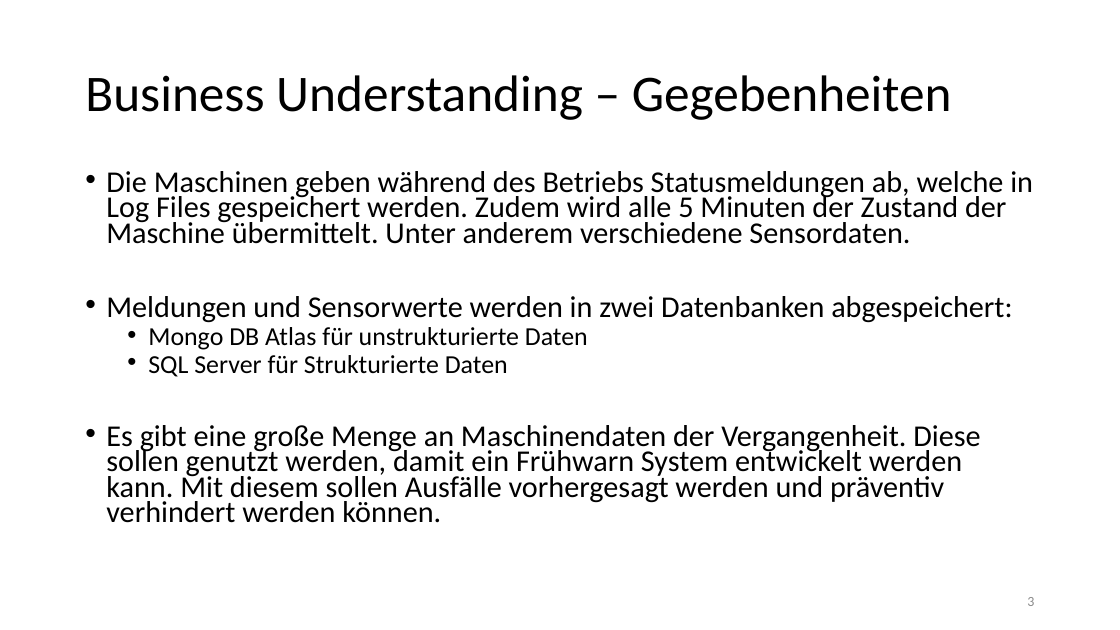
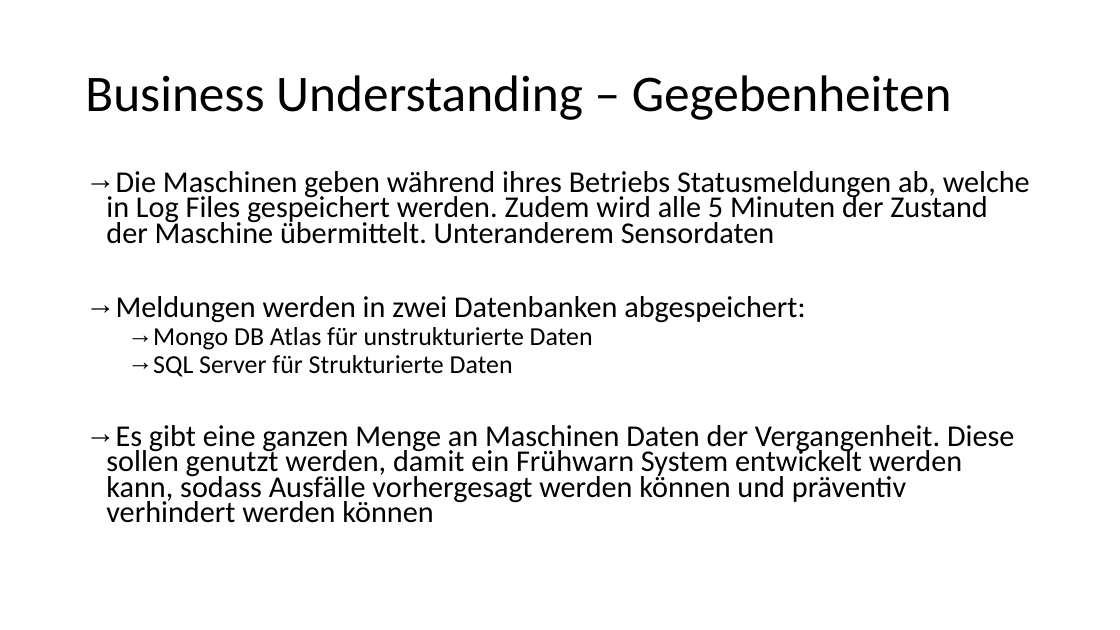
Before and after one commit to Flitschi7/big-data-management, a slide deck: slide 3 of Organisational/Dokumentation HHZ Rocket Project.pptx. Drawn at 1120x630 pixels with LibreOffice and Linux fonts; fonts in the diff are those of the drawing. Boxes give left, top, right and bottom in pixels: in the first picture for what was removed or moved away, otherwise in the second. Text is boxed around its words. In the diff, an @@ line names an element or a change of style, - is before the commit and + after.

```diff
--- a/Organisational/Dokumentation HHZ Rocket Project.pptx
+++ b/Organisational/Dokumentation HHZ Rocket Project.pptx
@@ text at [106,171,1030,323]: text changed @@
-• Die Maschinen geben während des Betriebs Statusmeldungen ab, welche in Log Files gespeichert werden. Zudem wird alle 5 Minuten der Zustand der Maschine übermittelt. Unter anderem verschiedene Sensordaten.
-• Meldungen und Sensorwerte werden in zwei Datenbanken abgespeichert:
+→ Die Maschinen geben während ihres Betriebs Statusmeldungen ab, welche in Log Files gespeichert werden. Zudem wird alle 5 Minuten der Zustand der Maschine übermittelt. Unteranderem Sensordaten
+→ Meldungen werden in zwei Datenbanken abgespeichert:
@@ text at [153,327,593,377]: bullet • to → @@
@@ text at [106,425,1014,523]: text changed @@
-• Es gibt eine große Menge an Maschinendaten der Vergangenheit. Diese sollen genutzt werden, damit ein Frühwarn System entwickelt werden kann. Mit diesem sollen Ausfälle vorhergesagt werden und präventiv verhindert werden können.
+→ Es gibt eine ganzen Menge an Maschinen Daten der Vergangenheit. Diese sollen genutzt werden, damit ein Frühwarn System entwickelt werden kann, sodass Ausfälle vorhergesagt werden können und präventiv verhindert werden können
@@ page number removed at [1027,597,1034,606] @@
-3
```
Also in this commit, not shown: 23 other slides changed, 9 slides added, 6 slides removed.
